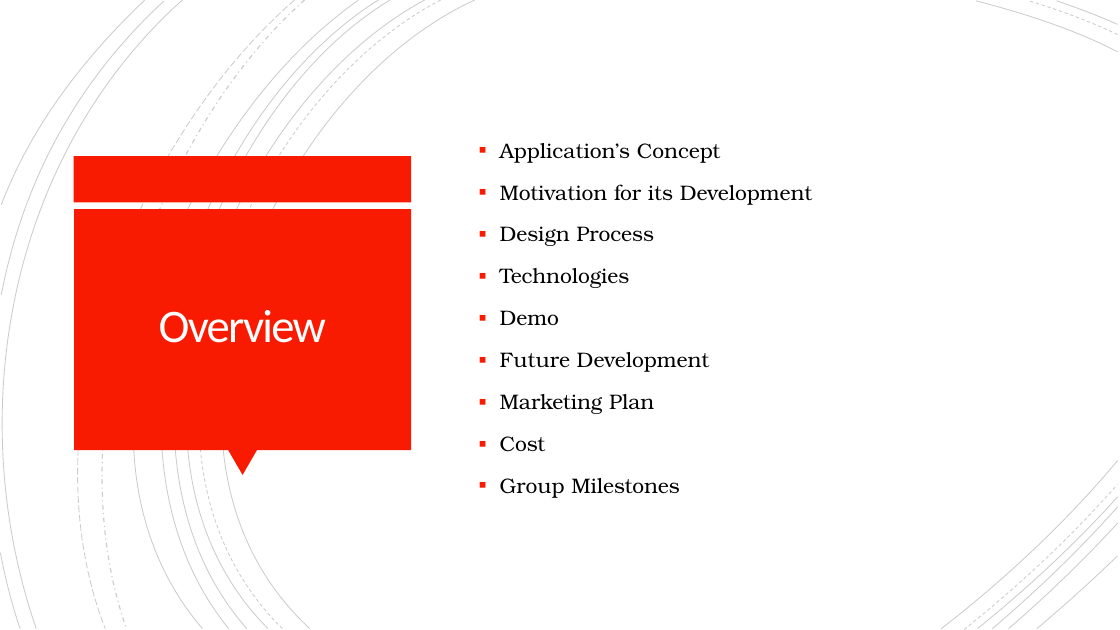
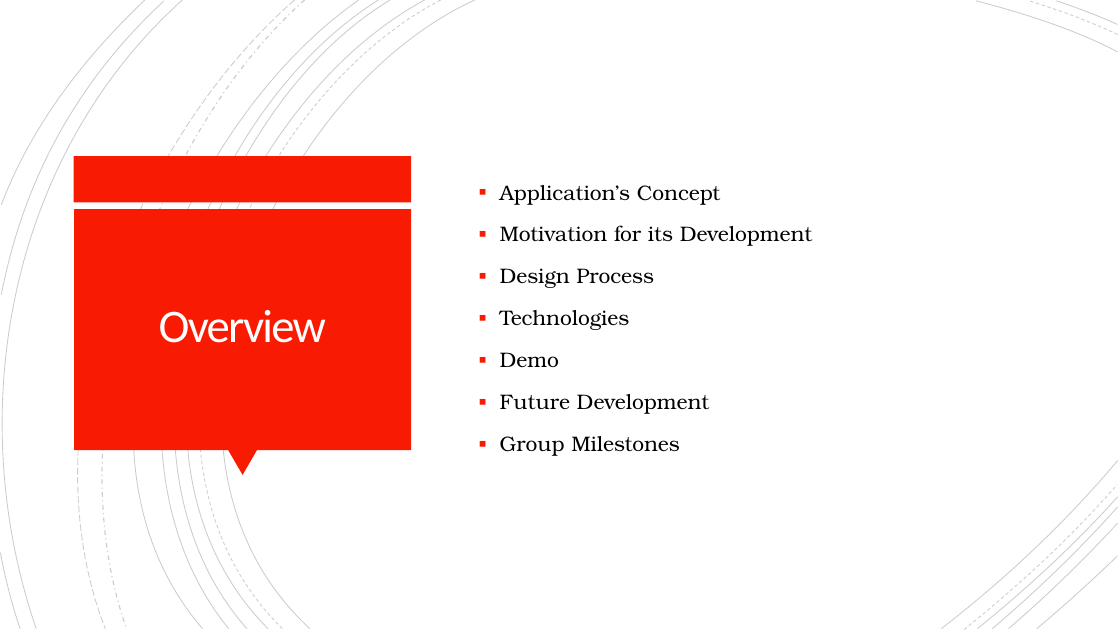
Before and after one commit to TED-2/TED-, a slide deck: slide 3 of Presentation/TED².pptx. Drawn at 1120x630 pixels with LibreOffice and Linux fonts; fonts in the diff are those of the drawing. Boxes give left, top, right and bottom in pixels: in the first picture for what was removed or moved away, otherwise in the second. Text is boxed around its words. In the diff, an @@ line names an element or a change of style, - is before the commit and + after.

Commit message:
update to presentation slide

```diff
--- a/Presentation/TED².pptx
+++ b/Presentation/TED².pptx
@@ text at [500, 394, 654, 452]: paragraphs removed @@
-▪ Marketing Plan
-▪ Cost
```
Also in this commit, not shown: 1 other slide changed.
